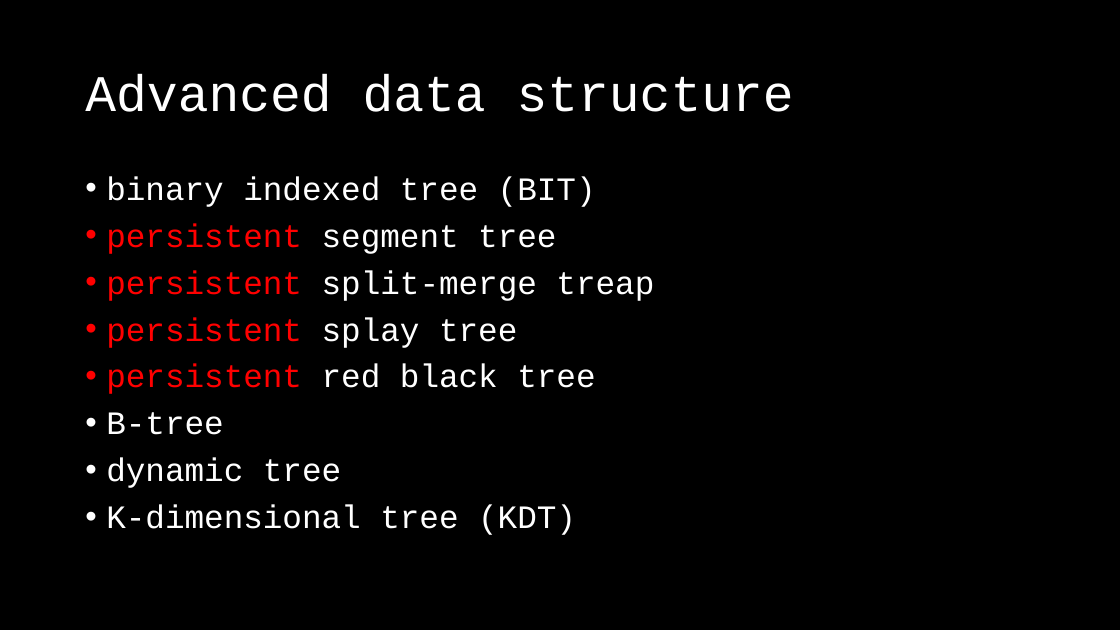
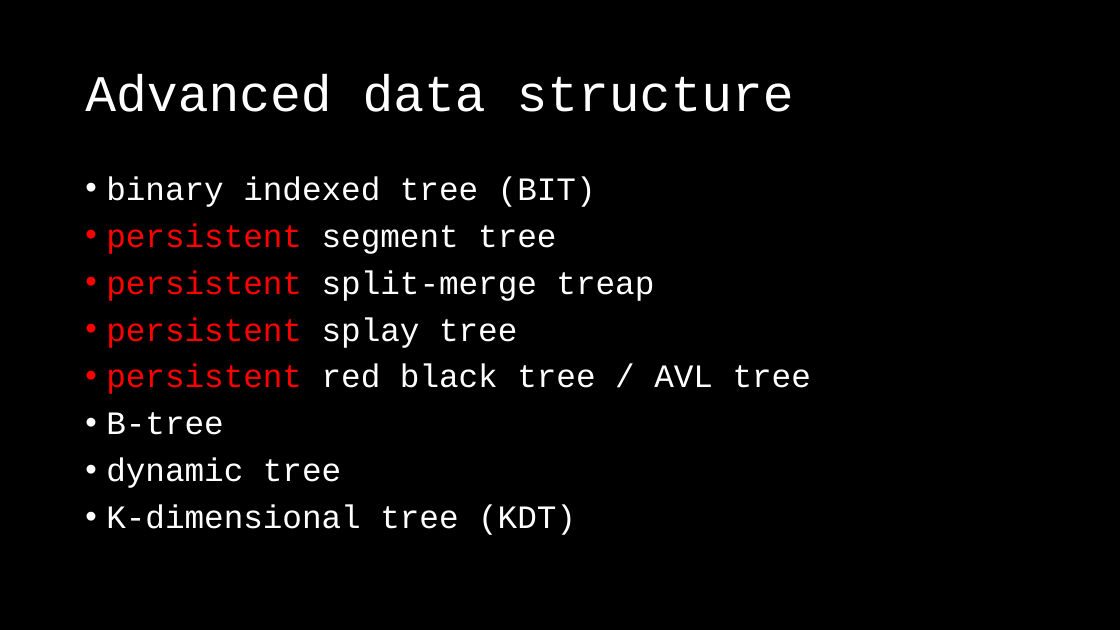
Before and after one commit to OEmiliatanO/those_c_prog_didnt_teach, a slide deck: slide 5 of Ch3/Ch3-data structure.pptx. Drawn at 1120x630 pixels with LibreOffice and Linux fonts; fonts in the diff are those of the drawing. Boxes give left, top, right and bottom in pixels: in the first picture for what was removed or moved away, otherwise in the second. Text is boxed around its words. In the diff, an @@ line names an element or a change of style, - is before the commit and + after.

```diff
--- a/Ch3/Ch3-data structure.pptx
+++ b/Ch3/Ch3-data structure.pptx
@@ text at box(106, 364, 811, 394): text changed @@
-• persistent red black tree
+• persistent red black tree / AVL tree
```
Also in this commit, not shown: 5 other slides changed, 122 slides added, 5 slides removed, 3 other files.
